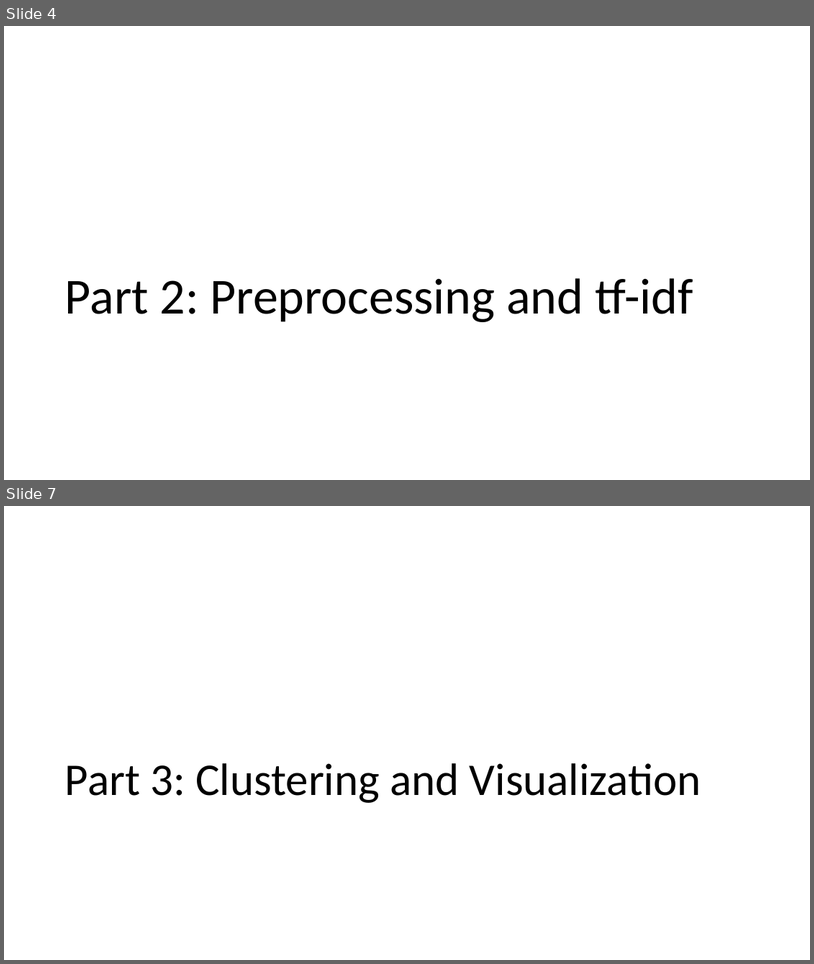
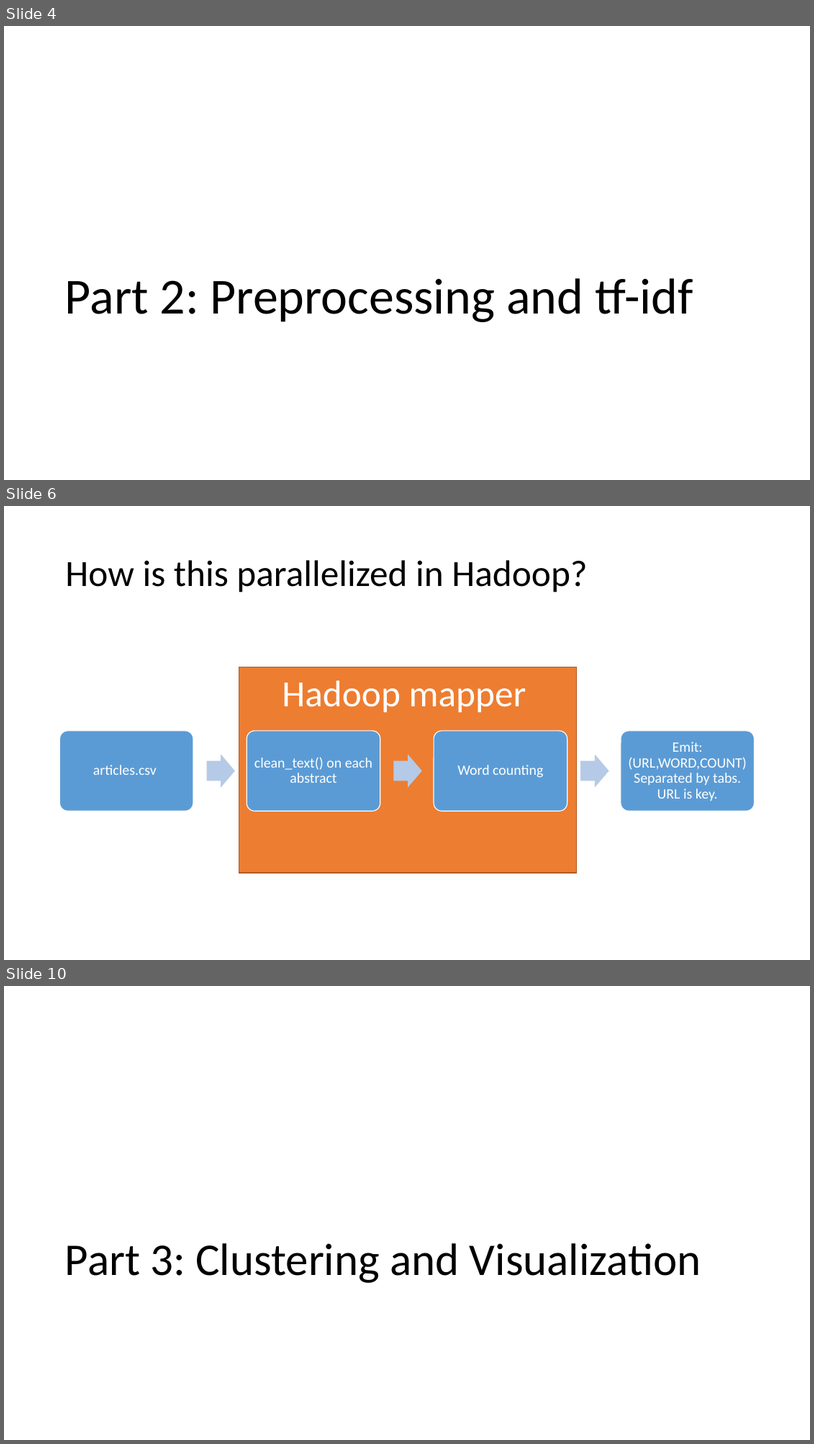
Before and after one commit to lnunno/big-data-nyt-tf-idf, a slide deck: docs/presentation.pptx. Shown one above the other, each under a label of ours: slides 4 and 7 before the commit, slides 4, 6 and 10 after it; the slides between them are not shown. The pictures are 814x964 and 814x1444 pixels, drawn with LibreOffice and Linux fonts; fonts in the diff are those of the drawing. Boxes give left, top, right and bottom in pixels: in the first picture for what was removed or moved away, otherwise in the second. Text is boxed around its words. In the diff, an @@ line names an element or a change of style, - is before the commit and + after.

```diff
--- a/docs/presentation.pptx
+++ b/docs/presentation.pptx
@@ slide 6 added at [4, 506, 810, 960], background #FFFFFF @@
@@ title added at [65, 560, 587, 592], 44 pt, text #000000 @@
+How is this parallelized in Hadoop?
@@ rectangle added at [239, 667, 577, 872], fill #ED7D31, outline #AF5C24 1 pt, 44 pt, text #FFFFFF @@
+Hadoop mapper
@@ group added at [59, 731, 755, 811]: 4 rounded rectangles, 4 texts, 3 right arrows @@
+articles.csv
+clean_text() on each abstract
+Word counting
+Emit: (URL,WORD,COUNT)
+Separated by tabs. URL is key.
@@ what was slide 7 is now slide 10 @@
```
Also in this commit, not shown: 2 slides changed, 4 other slides added, 1 slide removed.
